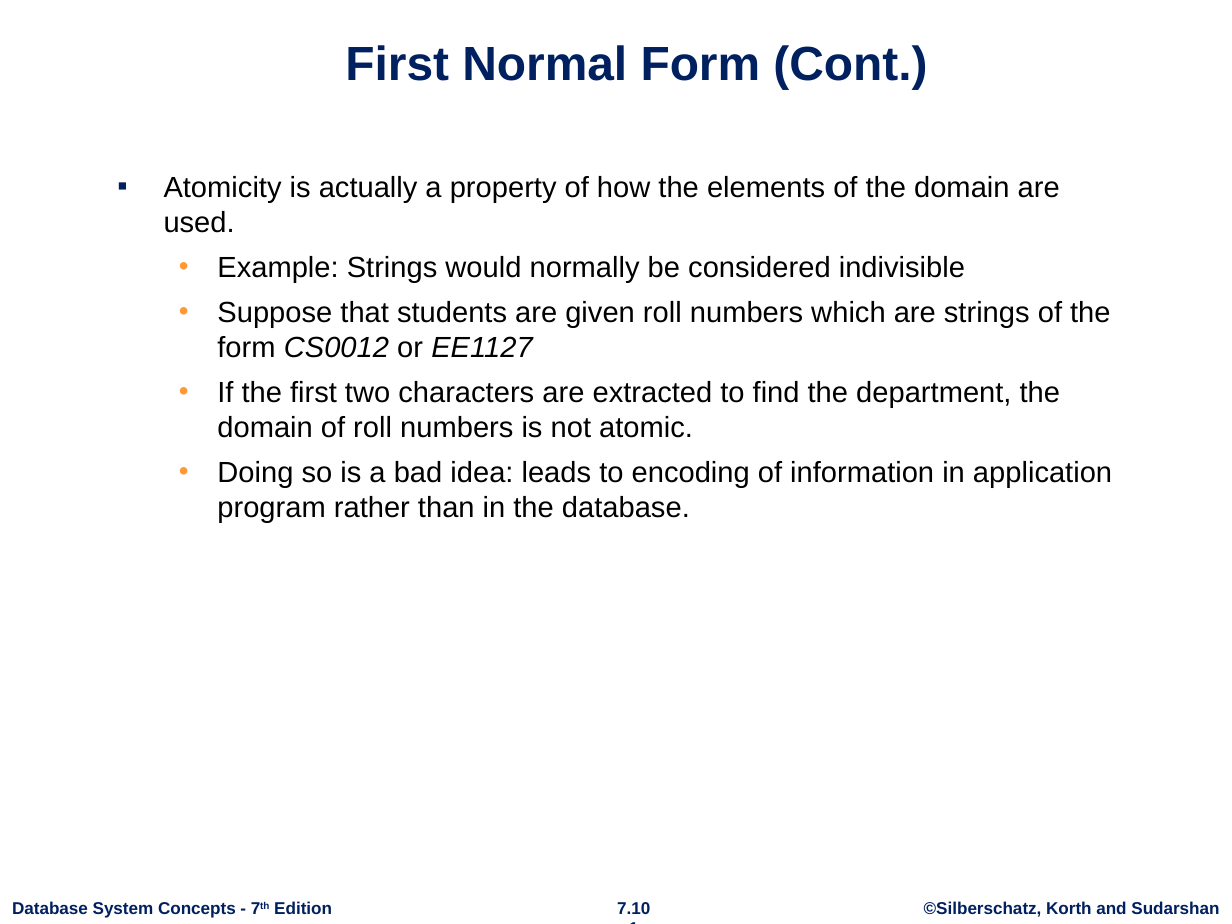
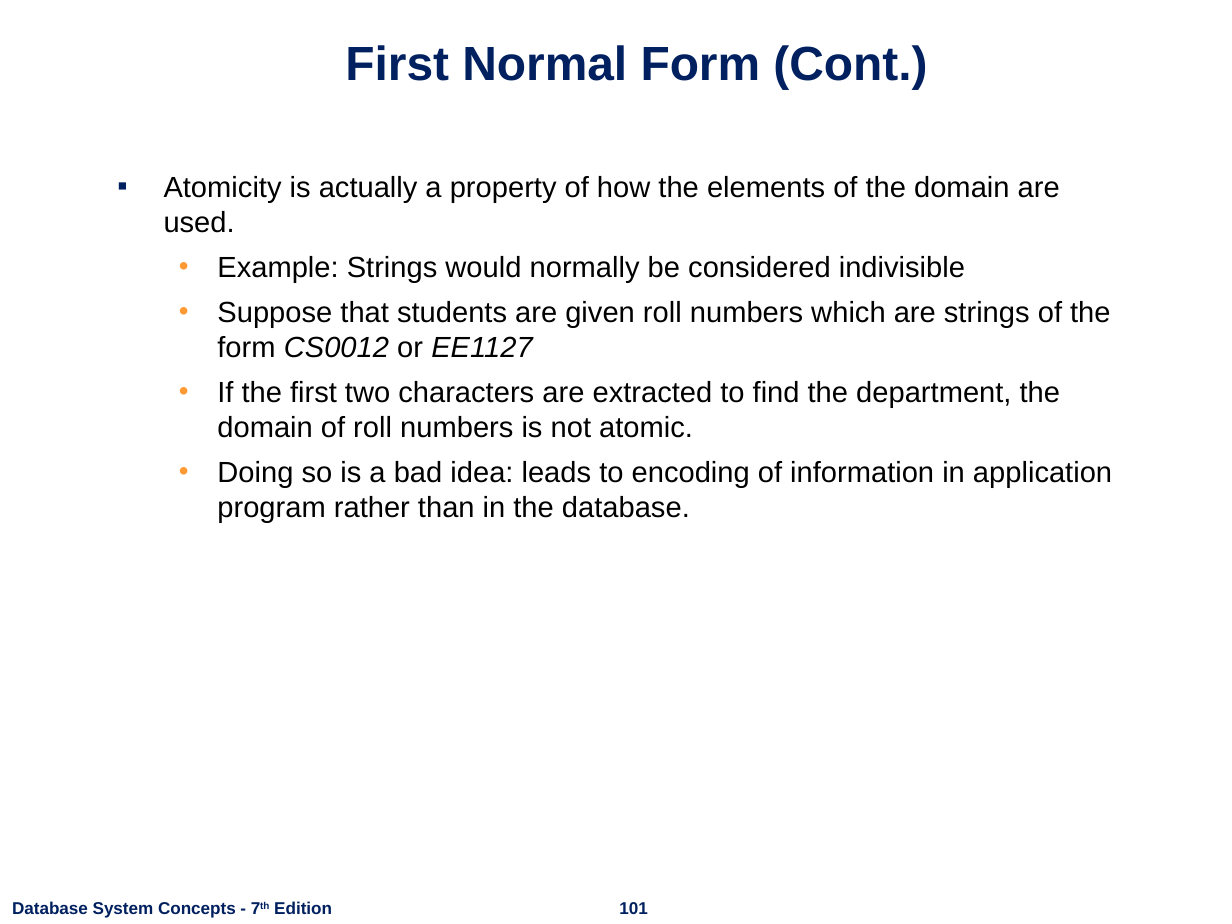
Before and after one commit to nashurgessa/DB-practices, a slide deck: slide 101 of Slides/L24-28 Normalization.pptx. Drawn at 1232x924 pixels with LibreOffice and Linux fonts; fonts in the diff are those of the drawing; background and template pictures are left out. Boxes give left, top, right and bottom in pixels: in the first picture for what was removed or moved away, otherwise in the second. Text is boxed around its words. In the diff, an @@ line names an element or a change of style, - is before the commit and + after.

```diff
--- a/Slides/L24-28 Normalization.pptx
+++ b/Slides/L24-28 Normalization.pptx
@@ page number at <box>619,902,647,914</box>: text changed @@
-7.101
+101
@@ text removed at <box>924,901,1219,917</box> @@
-©Silberschatz, Korth and Sudarshan
```
Also in this commit, not shown: 100 other slides changed, 7 other files.
